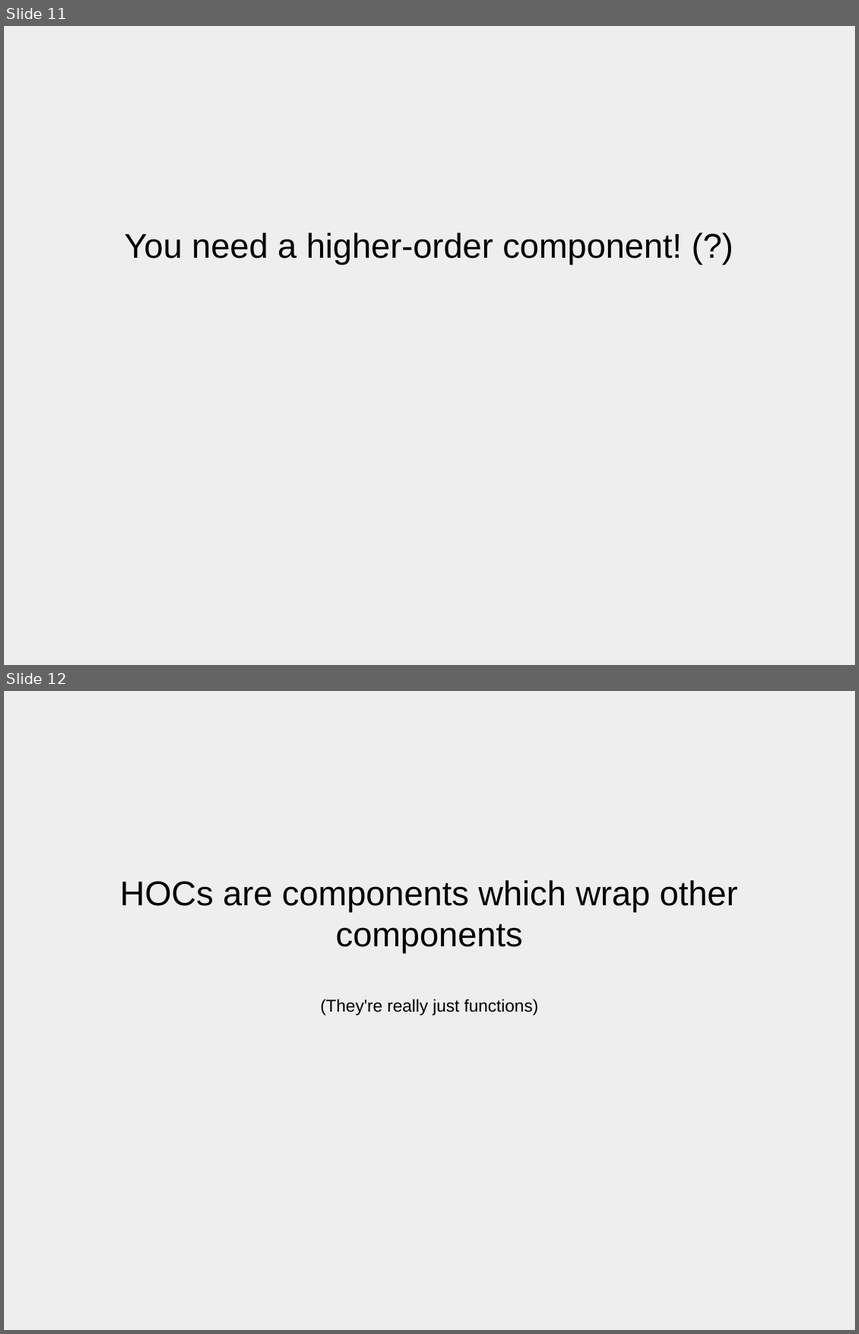
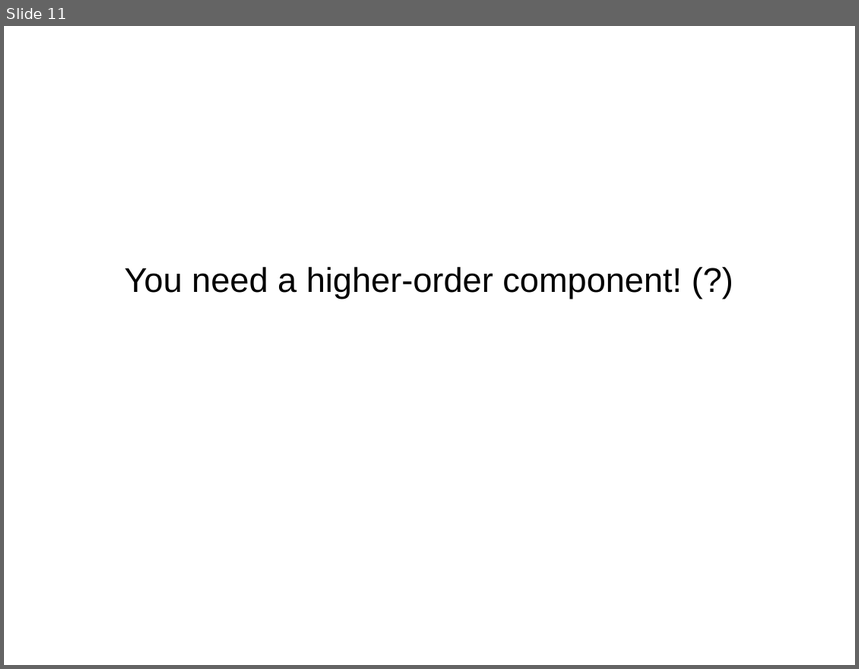
Before and after one commit to johnBartos/react-d3-demo, a slide deck: d3slides.odp. Shown one above the other, each under a label of ours: slides 11 and 12 before the commit, slide 11 after it. The pictures are 859x1334 and 859x669 pixels, drawn with LibreOffice and Linux fonts; fonts in the diff are those of the drawing. Boxes give left, top, right and bottom in pixels: in the first picture for what was removed or moved away, otherwise in the second. Text is boxed around its words. In the diff, an @@ line names an element or a change of style, - is before the commit and + after.

```diff
--- a/d3slides.odp
+++ b/d3slides.odp
@@ slide 12 removed at [4, 691, 855, 1330], background #EEEEEE @@
@@ subtitle removed at [120, 880, 738, 1016] @@
-HOCs are components which wrap other components
-(They're really just functions)
@@ slide 11 changed as well @@
@@ background #EEEEEE to #FFFFFF @@
@@ subtitle "You need a higher-order component! ..." at [124, 267, 682, 298]: more space between paragraphs @@
```
Also in this commit, not shown: 12 other slides changed, 4 slides added, 5 other slides removed.
